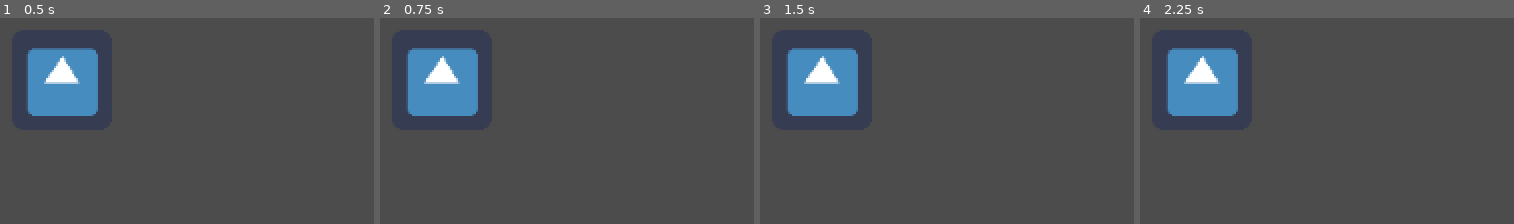
Above: before the commit, frames 1-4 (left to right).
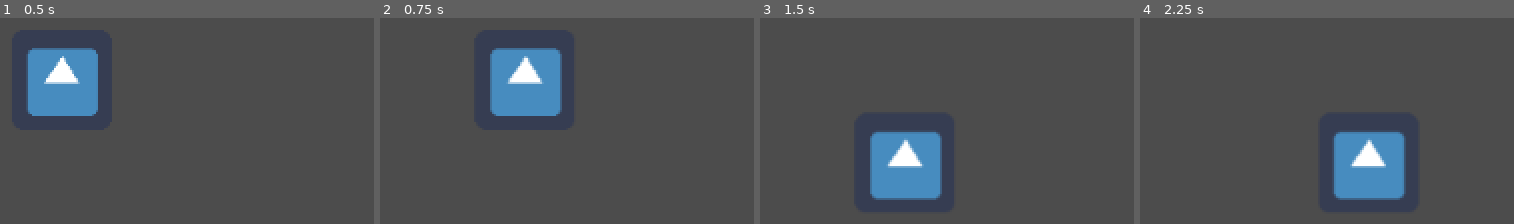
Above: after the commit, the same moments.

Repository: jkamins7/gmtk2022
Game: Godot game, scene res://jkamins7_play.tscn
Same seed, same stepped clock (60 frames per second), same inputs: the game is played once before the commit and once after it. The engine's default icon, where the game draws it, is replaced by a stand-in: a white triangle on a blue panel in a dark square.
Inputs:
- Up to frame 1 (0.5 s): no input
- Up to frame 2 (0.75 s): tap Enter at 0.5 s; hold Right (ui_right) from 0.53 s (still down)
- Up to frame 3 (1.5 s): tap Space at 1.25 s; release Right (ui_right) at 1.28 s; hold Down (ui_down) from 1.28 s (still down)
- Up to frame 4 (2.25 s): tap Enter at 2 s; release Down (ui_down) at 2.03 s; hold Right (ui_right) from 2.03 s (still down)

Frame 1 is identical in both runs. In frame 2, 13% of the frame differs, in the area x 6-49%, y 14-48%; in frame 3, 13%, in the area x 6-49%, y 14-89%; in frame 4, 13%.
Error before the commit: Parse Error: Too few arguments for "_init()" call. Expected at least 1. (res://DieCharacter.gd:39)

Commit message:
Forgot to commit this file

Diff:
--- a/DieCharacter.gd
+++ b/DieCharacter.gd
@@ -10,6 +10,7 @@
 
 var state = "WAIT_FOR_INPUT"
 var event_array = []
+var my_name: String
 
 # Called when the node enters the scene tree for the first time.
 func _ready():
@@ -36,7 +37,9 @@
 	current_state[0] = current_state[0].rotated(Vector3(0,1,0), PI/2)
 	current_state[1] = current_state[1].rotated(Vector3(0,1,0), PI/2)
 
-	event_array.push_back(PushEvent.new())
+	my_name = "Player"
+	event_array.push_back(PushEvent.new(self))
+	event_array.push_back(PushEvent.new(self))
 
 
 	move_and_slide_with_snap(Vector2(1,0)*MOVEMENT_SIZE * 100,Vector2(MOVEMENT_SIZE,MOVEMENT_SIZE))
